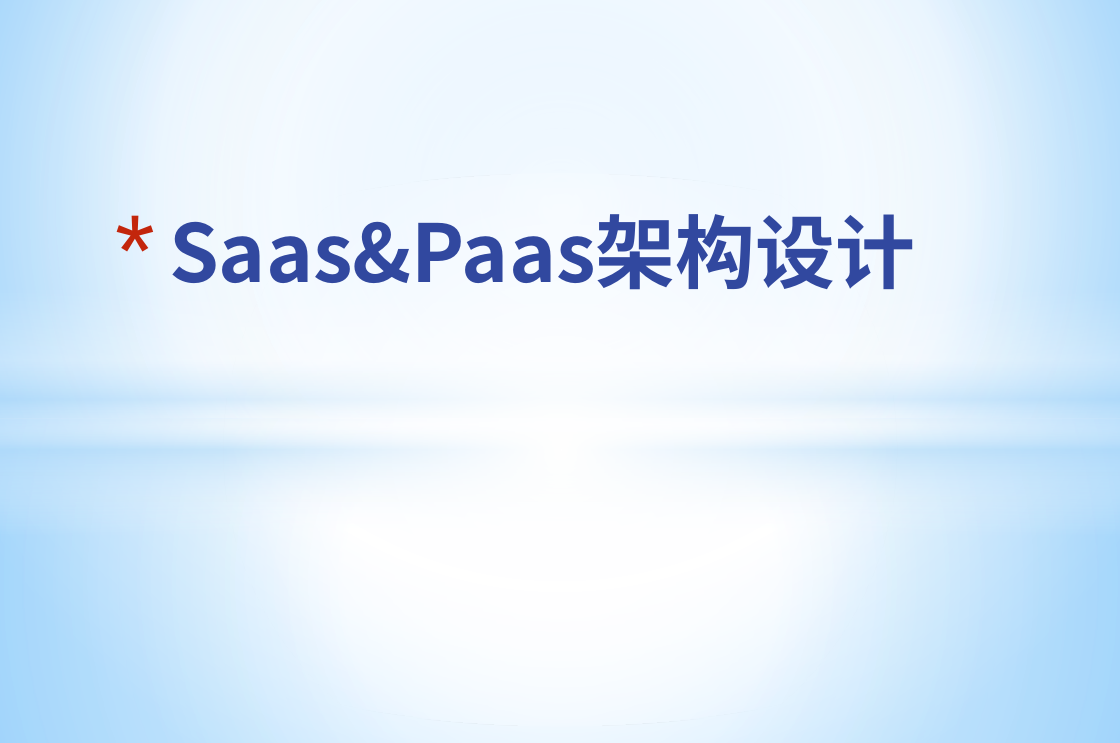
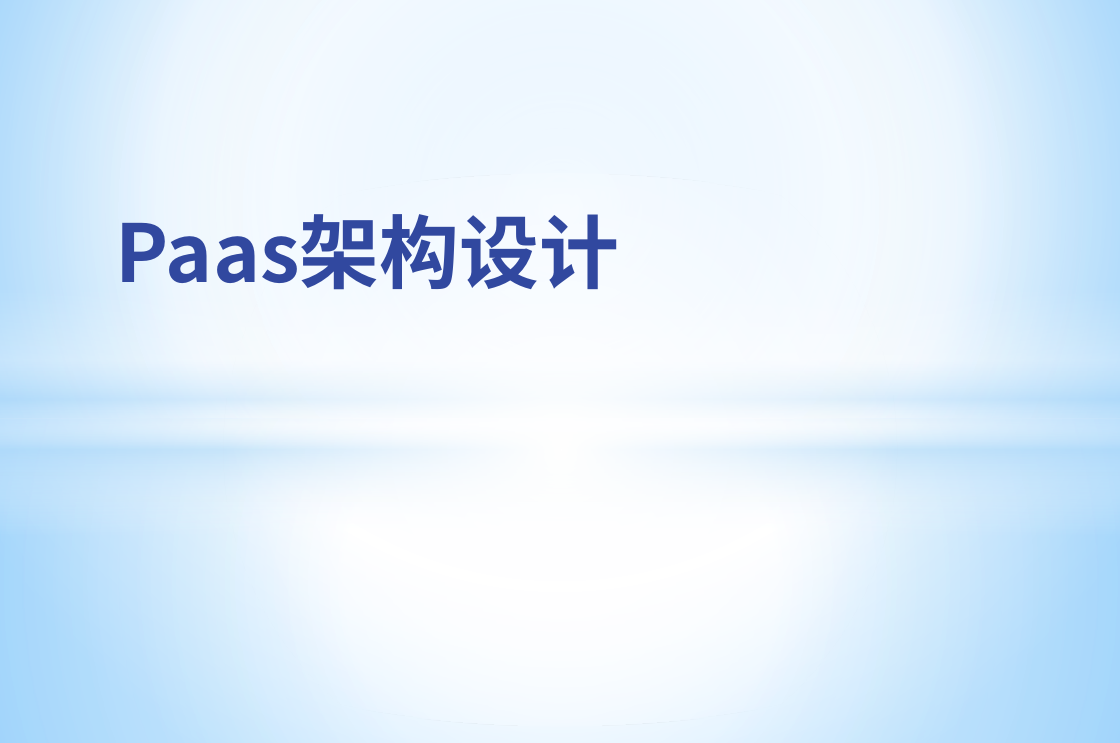
Before and after one commit to apporoad/DesignAndScheme2017, a slide deck: slide 1 of c云服务架构/Saas&Paas架构设计.pptx. Drawn at 1120x743 pixels with LibreOffice and Linux fonts; fonts in the diff are those of the drawing; background and template pictures are left out. Boxes give left, top, right and bottom in pixels: in the first picture for what was removed or moved away, otherwise in the second. Text is boxed around its words. In the diff, an @@ line names an element or a change of style, - is before the commit and + after.

```diff
--- a/c云服务架构/Saas&Paas架构设计.pptx
+++ b/c云服务架构/Saas&Paas架构设计.pptx
@@ title at box(116, 214, 619, 290): text changed @@
-* Saas&Paas架构设计
+Paas架构设计
```
Also in this commit, not shown: 1 other slide changed, 7 slides added, 8 slides removed, 1 other file.
